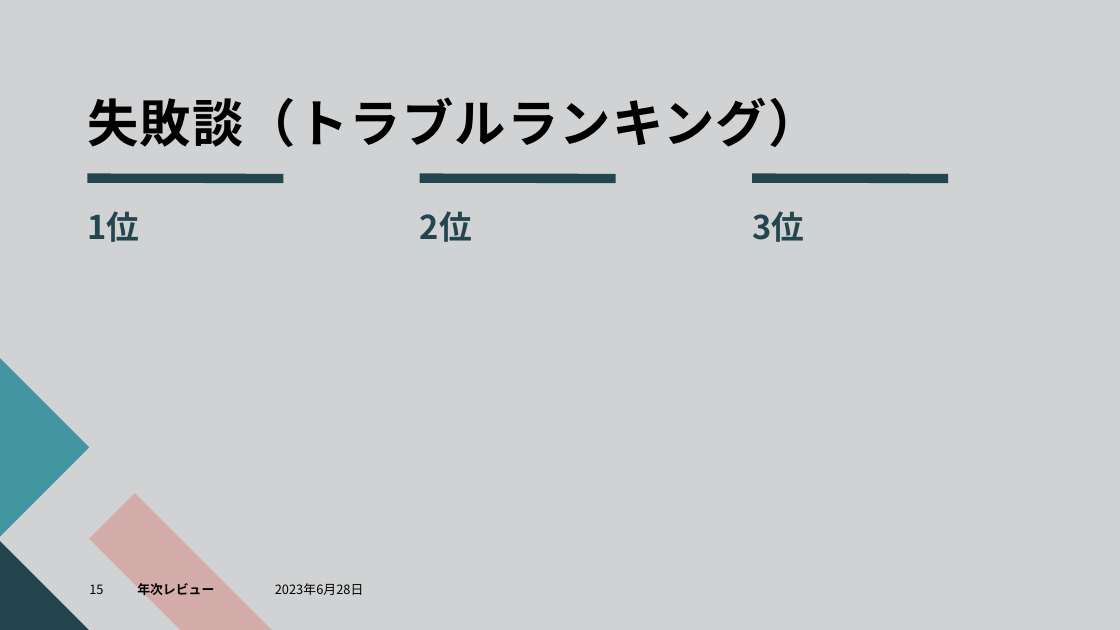
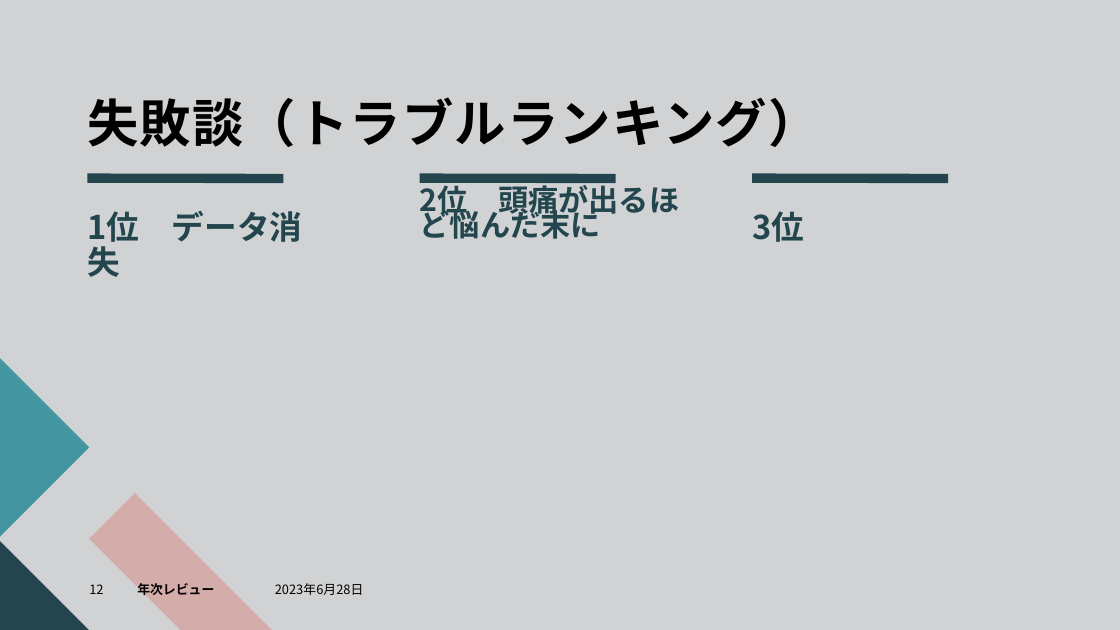
Before and after one commit to dojo2023/C-5, a slide deck: slide 12 of doc/SubsKeeper.pptx (slide 15 before the commit). Drawn at 1120x630 pixels with LibreOffice and Linux fonts; fonts in the diff are those of the drawing. Boxes give left, top, right and bottom in pixels: in the first picture for what was removed or moved away, otherwise in the second. Text is boxed around its words. In the diff, an @@ line names an element or a change of style, - is before the commit and + after.

```diff
--- a/doc/SubsKeeper.pptx
+++ b/doc/SubsKeeper.pptx
@@ text at (420,180,679,239): text changed; size 28 to 25.9 pt @@
-2位
+2位 頭痛が出るほど悩んだ末に
@@ text at (88,211,303,277): text changed @@
-1位
+1位 データ消失
@@ page number at (89,584,103,594): text changed @@
-15
+12
```
Also in this commit, not shown: 1 other slide changed, 3 slides removed.
